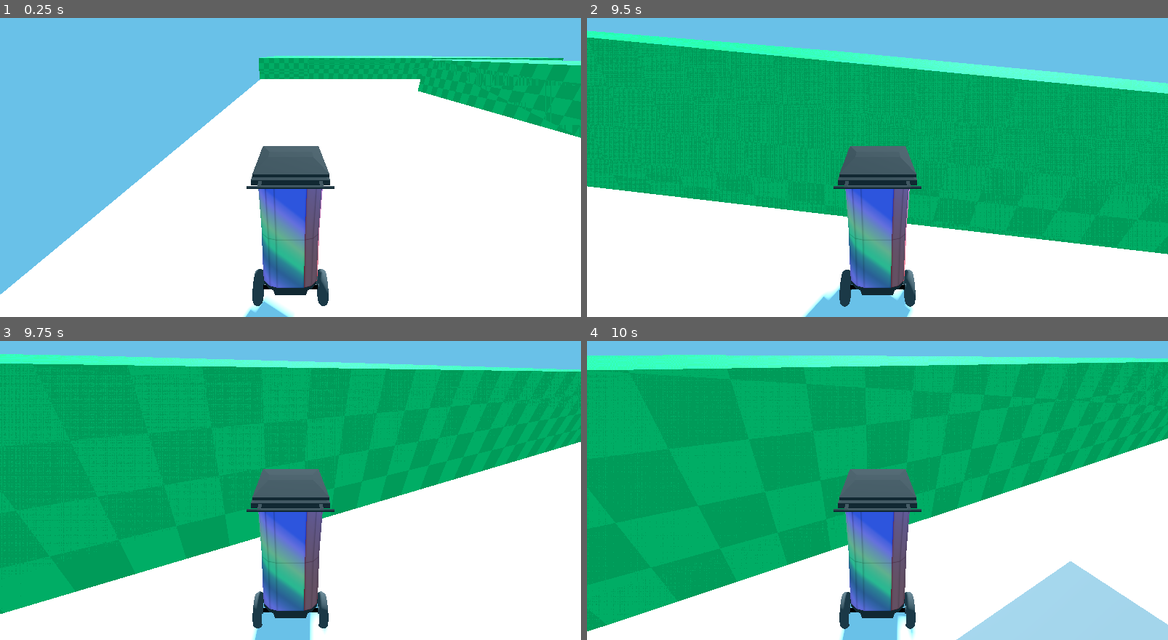
Above: before the commit, frames 1-4 (two rows, left to right).
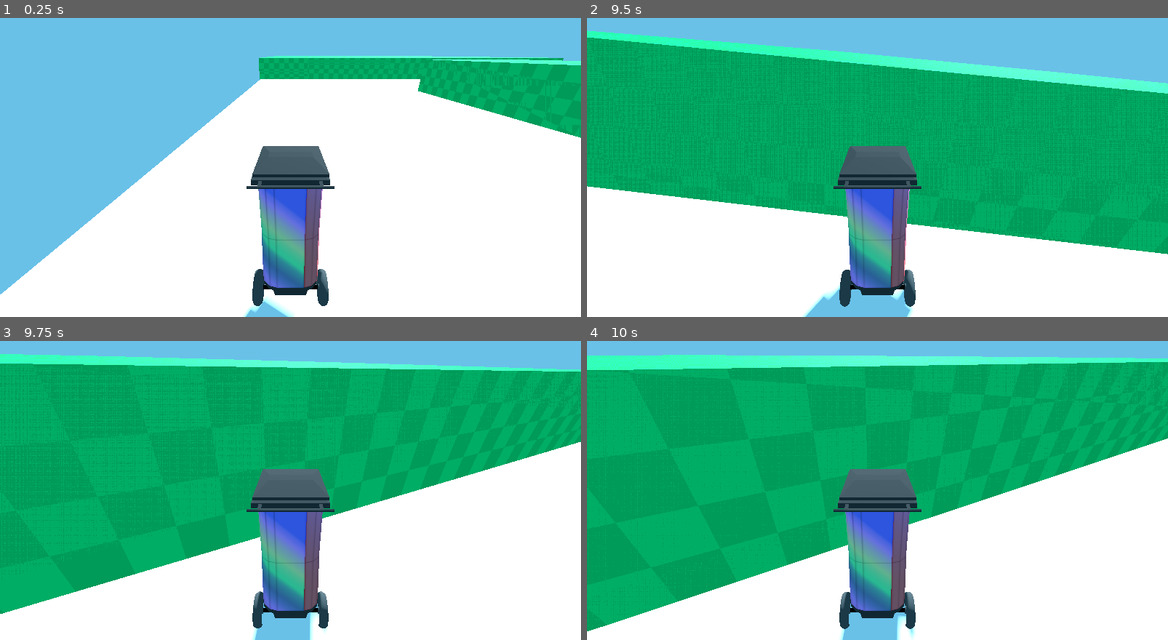
Above: after the commit, the same moments.

Repository: wagenrace/return-to-sender
Game: Godot game, scene res://world.tscn
Same seed, same stepped clock (60 frames per second), same inputs: the game is played once before the commit and once after it.
Inputs (mouse positions are in pixels of both pictures, inside the frame that each line leads up to):
- Up to frame 1 (0.25 s): no input
- Up to frame 2 (9.5 s): tap Enter at 0.5 s; move the mouse to (906, 152) at 0.52 s; hold W (move_forward) 0.53-5.78 s; move the mouse to (848, 155) at 1.27 s; move the mouse to (889, 146) at 2.02 s; move the mouse to (871, 158) at 2.77 s; move the mouse to (918, 158) at 3.52 s; move the mouse to (831, 149) at 4.27 s; move the mouse to (883, 152) at 5.02 s; move the mouse to (854, 146) at 5.77 s; hold D (move_right) 5.78-6.53 s; move the mouse to (906, 152) at 6.52 s; hold W (move_forward) 6.53-8.78 s; move the mouse to (848, 155) at 7.27 s; move the mouse to (889, 146) at 8.02 s; move the mouse to (871, 158) at 8.77 s; hold A (move_left) from 8.78 s (still down)
- Up to frame 3 (9.75 s): move the mouse to (331, 481) at 9.52 s; release A (move_left) at 9.53 s; hold W (move_forward) from 9.53 s (still down)
- Up to frame 4 (10 s): keep holding W (move_forward)

Frames 1-3 are identical in both runs. In frame 4, 5.2% of the frame differs, in the area x 63-100%, y 73-100%.
Error after the commit: Parse Error: Identifier "PUSH_VELOCITY" not declared in the current scope. (res://enemy_ram.gd:36)

Commit message:
rotate the boat to the player

Diff:
--- a/enemy_ram.gd
+++ b/enemy_ram.gd
@@ -3,11 +3,9 @@
 
 const SPEED = 2.5
 const ACCEL = 10
-const JUMP_VELOCITY = 4.5
 var player
 
 @onready var nav: NavigationAgent3D = $NavigationAgent3D
-
 
 func _ready():
 	player = get_tree().get_root().get_node("World").get_node("Player")
@@ -17,11 +15,14 @@
 
 
 func _physics_process(delta):
-
 	var direction = Vector3()
 	if player:
 		var player_pos = player.get_position()
 		nav.target_position = player_pos
+
+		# Rotation: Make sure the boat is pointing at the player at all times
+		var angle = atan2(position.x - player_pos.x, position.z - player_pos.z)
+		rotation = Vector3(0, angle, 0)
 
 	direction = nav.get_next_path_position() - global_position
 	direction = direction.normalized()
@@ -32,5 +33,5 @@
 	if collision:
 		var collider = collision.get_collider()
 		if collider == player:
-			player.velocity.x = velocity.x
-			player.velocity.y = velocity.y
+			var player_target_speed = direction * PUSH_VELOCITY
+			player.velocity = player_target_speed
--- a/enemy_ram.tscn
+++ b/enemy_ram.tscn
@@ -21,3 +21,6 @@
 size = Vector3(1, 1, 2.0228)
 
 [node name="NavigationAgent3D" type="NavigationAgent3D" parent="."]
+
+[node name="CSGSphere3D" type="CSGSphere3D" parent="."]
+transform = Transform3D(0.5, 0, 0, 0, 0.5, 0, 0, 0, 0.5, 0.0119123, 0.500823, -0.697416)
